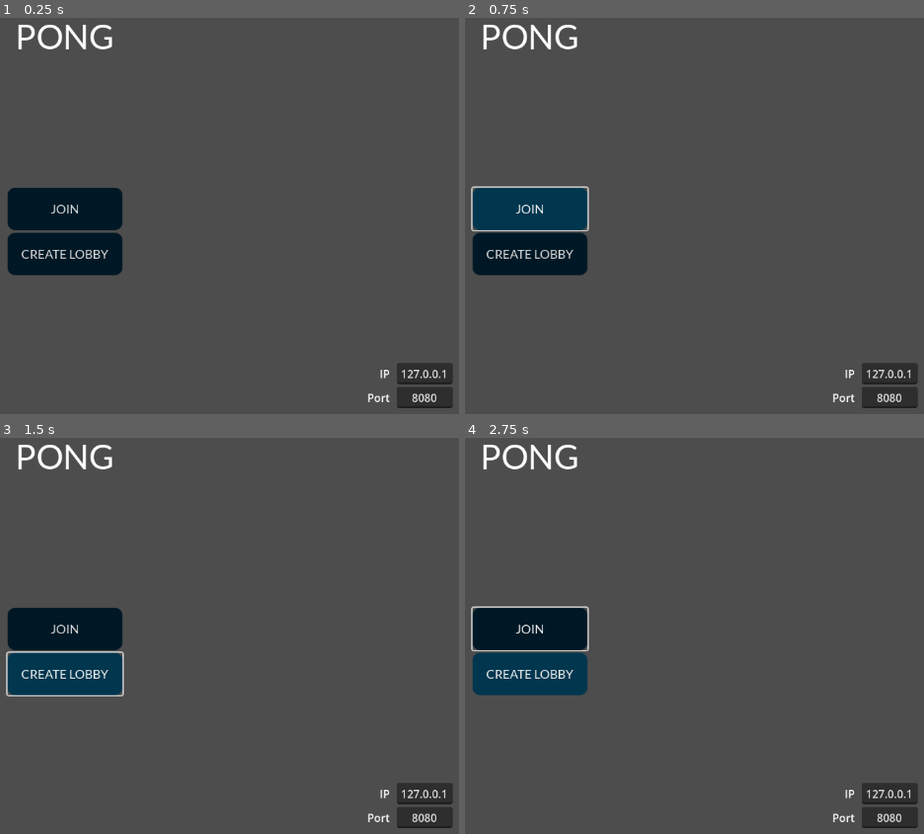
Above: before the commit, frames 1-4 (two rows, left to right).
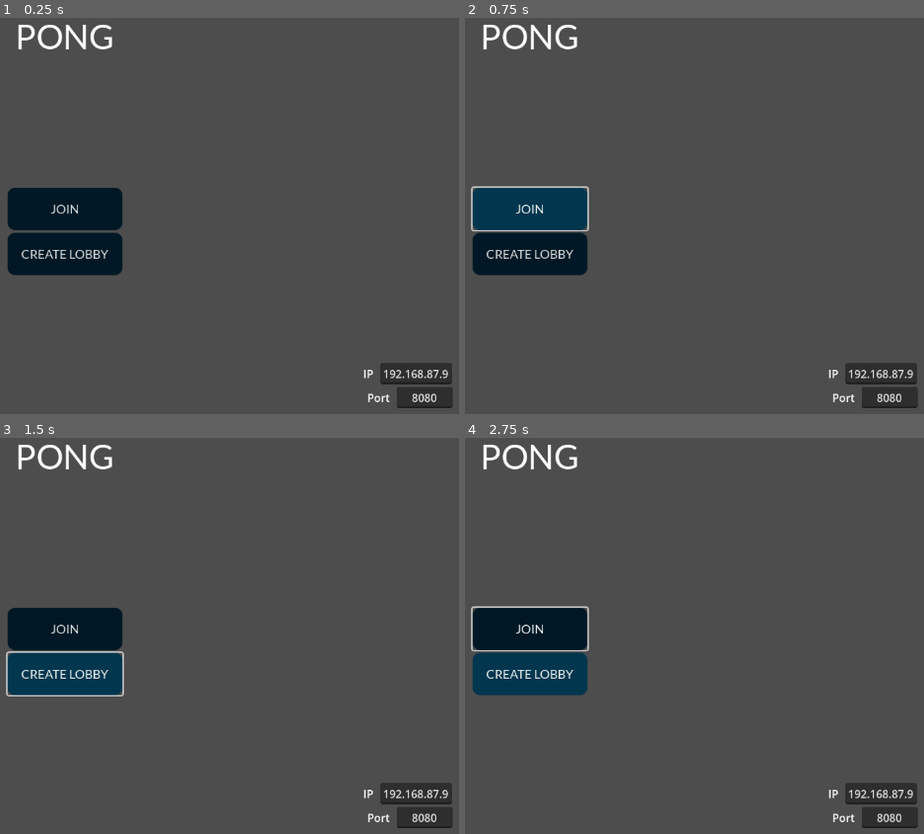
Above: after the commit, the same moments.

Repository: jegor377/pong
Game: Godot game, scene res://menu.tscn
The game is run twice, just before and just after one commit, with the same random seed, the same clock (stepped at 60 frames per second) and the same inputs.
Inputs:
- Up to frame 1 (0.25 s): no input
- Up to frame 2 (0.75 s): click "JOIN" at 0.5 s
- Up to frame 3 (1.5 s): click "CREATE LOBBY" at 1.25 s
- Up to frame 4 (2.75 s): tap Enter at 2 s; hold Up (ui_up) from 2.03 s (still down)

The runs differ from the first frame. In frame 1, 0.4% of the frame differs, in the area x 79-99%, y 87-93%; in frame 2, 0.4%; in frame 3, 0.4%; in frame 4, 0.4%.

Commit message:
Utworzenie kodu do zestawiania połączenia i praca nad funkcją odczytującą przychodzące pakiety

Diff:
--- a/menu.gd
+++ b/menu.gd
@@ -1,19 +1,36 @@
 extends Control
 
 
+var IPRegEx = RegEx.new()
+
 # Called when the node enters the scene tree for the first time.
 func _ready():
-	pass # Replace with function body.
-
-
-# Called every frame. 'delta' is the elapsed time since the previous frame.
-func _process(delta):
-	pass
+	IPRegEx.compile("^\\d{0,3}\\.\\d{0,3}\\.\\d{0,3}\\.\\d{0,3}$")
+	Networking.ip = %IPEdit.text
+	Networking.port = %PortEdit.text
 
 
 func _on_connect_pressed():
-	pass # Replace with function body.
+	Networking.connect_to_server()
 
 
 func _on_host_pressed():
 	pass # Replace with function body.
+
+
+@onready var old_ip: String = %IPEdit.text
+func _on_ip_edit_text_changed(new_text):
+	if IPRegEx.search(new_text):
+		Networking.ip = new_text
+		old_ip = new_text
+	else:
+		%IPEdit.text = old_ip
+
+
+@onready var old_port: String = %PortEdit.text
+func _on_port_edit_text_changed(new_text: String):
+	if new_text.is_valid_int() or new_text == '':
+		Networking.port = new_text
+		old_port = new_text
+	else:
+		%PortEdit.text = old_port
--- a/menu.tscn
+++ b/menu.tscn
@@ -69,10 +69,11 @@
 layout_mode = 2
 text = "IP"
 
-[node name="LineEdit" type="LineEdit" parent="VBoxContainer/MarginContainer/VBoxContainer/HBoxContainer"]
+[node name="IPEdit" type="LineEdit" parent="VBoxContainer/MarginContainer/VBoxContainer/HBoxContainer"]
+unique_name_in_owner = true
 layout_mode = 2
 theme_override_constants/minimum_character_width = 5
-text = "127.0.0.1"
+text = "192.168.87.9"
 alignment = 1
 expand_to_text_length = true
 
@@ -86,12 +87,14 @@
 layout_mode = 2
 text = "Port"
 
-[node name="LineEdit" type="LineEdit" parent="VBoxContainer/MarginContainer/VBoxContainer/HBoxContainer2"]
+[node name="PortEdit" type="LineEdit" parent="VBoxContainer/MarginContainer/VBoxContainer/HBoxContainer2"]
+unique_name_in_owner = true
 layout_mode = 2
 theme_override_constants/minimum_character_width = 5
 text = "8080"
 alignment = 1
-expand_to_text_length = true
 
 [connection signal="pressed" from="VBoxContainer/CenterContainer/VBoxContainer/Connect" to="." method="_on_connect_pressed"]
 [connection signal="pressed" from="VBoxContainer/CenterContainer/VBoxContainer/Host" to="." method="_on_host_pressed"]
+[connection signal="text_changed" from="VBoxContainer/MarginContainer/VBoxContainer/HBoxContainer/IPEdit" to="." method="_on_ip_edit_text_changed"]
+[connection signal="text_changed" from="VBoxContainer/MarginContainer/VBoxContainer/HBoxContainer2/PortEdit" to="." method="_on_port_edit_text_changed"]
--- a/networking.gd
+++ b/networking.gd
@@ -1,11 +1,105 @@
 extends Node
 
 
-# Called when the node enters the scene tree for the first time.
+var ip: String
+var port: String
+
+var main_id: int
+var secondary_id: int
+var current_id: int
+
+var palette_pos: Vector2
+var palette_dir: Vector2
+var ball_pos: Vector2
+var ball_dir: Vector2
+
+var PREAMBULE: PackedByteArray = PackedByteArray([0x01, 0x02, 0x03])
+@onready var PREAMBULE_SIZE := PREAMBULE.size()
+
+var client: PacketPeerUDP
+
+enum PacketType {
+	UNKNOWN = -1,
+	CONNECT = 0
+}
+
+var packet_type: int = PacketType.UNKNOWN
+var packet_size: int = -1
+var packet_data: PackedByteArray
+var packet_crc: int = -1
+
+enum PackedDecodeStep {
+	PREAMBULE = 0,
+	TYPE = 1,
+	SIZE = 2,
+	DATA = 3,
+	CRC = 4
+}
+
+var current_decode_step: int = PackedDecodeStep.PREAMBULE
+
 func _ready():
-	pass # Replace with function body.
+	client = PacketPeerUDP.new()
+
+func _process(delta):
+	if client.get_available_packet_count() > 0:
+		var packet := client.get_packet()
+		process_packet(packet)
 
 
-# Called every frame. 'delta' is the elapsed time since the previous frame.
-func _process(delta):
-	pass
+func process_packet(packet: PackedByteArray) -> void:
+	var i := 0
+	while i < packet.size():
+		match current_decode_step:
+			PackedDecodeStep.PREAMBULE:
+				if i + PREAMBULE_SIZE < packet.size() and packet.slice(i, i + PREAMBULE_SIZE) == PREAMBULE:
+					current_decode_step = PackedDecodeStep.TYPE
+					i += PREAMBULE_SIZE
+				else:
+					i += 1
+			PackedDecodeStep.TYPE:
+				packet_type = packet.decode_u8(i)
+				current_decode_step = PackedDecodeStep.SIZE
+				i += 1
+			PackedDecodeStep.SIZE:
+				pass
+			PackedDecodeStep.DATA:
+				pass
+			PackedDecodeStep.CRC:
+				pass
+
+
+func crc16(data: PackedByteArray) -> int:
+	var crc := 0xffff
+	if data.size() == 0:
+		return crc
+
+	for l in range(data.size() - 2):
+		var byte = data[l]
+		crc ^= byte
+		for i in range(8):
+			if crc & 1 != 0:
+				crc = (crc >> 1) ^ 0x8408
+			else:
+				crc = (crc >> 1)
+	return crc
+
+
+func create_packet(type: int, data: PackedByteArray = PackedByteArray([])) -> PackedByteArray:
+	var packet := PackedByteArray(PREAMBULE)
+	packet.resize(PREAMBULE.size() + 3 + data.size() + 2)
+	packet.encode_u8(3, type)
+	packet.encode_u16(4, data.size())
+	packet += data
+	var crc = crc16(packet)
+	packet.encode_u16(6 + data.size(), crc)
+
+	return packet
+
+func create_connect_packet() -> PackedByteArray:
+	return create_packet(PacketType.CONNECT)
+
+func connect_to_server() -> void:
+	client.connect_to_host(ip, int(port))
+	var connectPacket := create_connect_packet()
+	client.put_packet(connectPacket)
